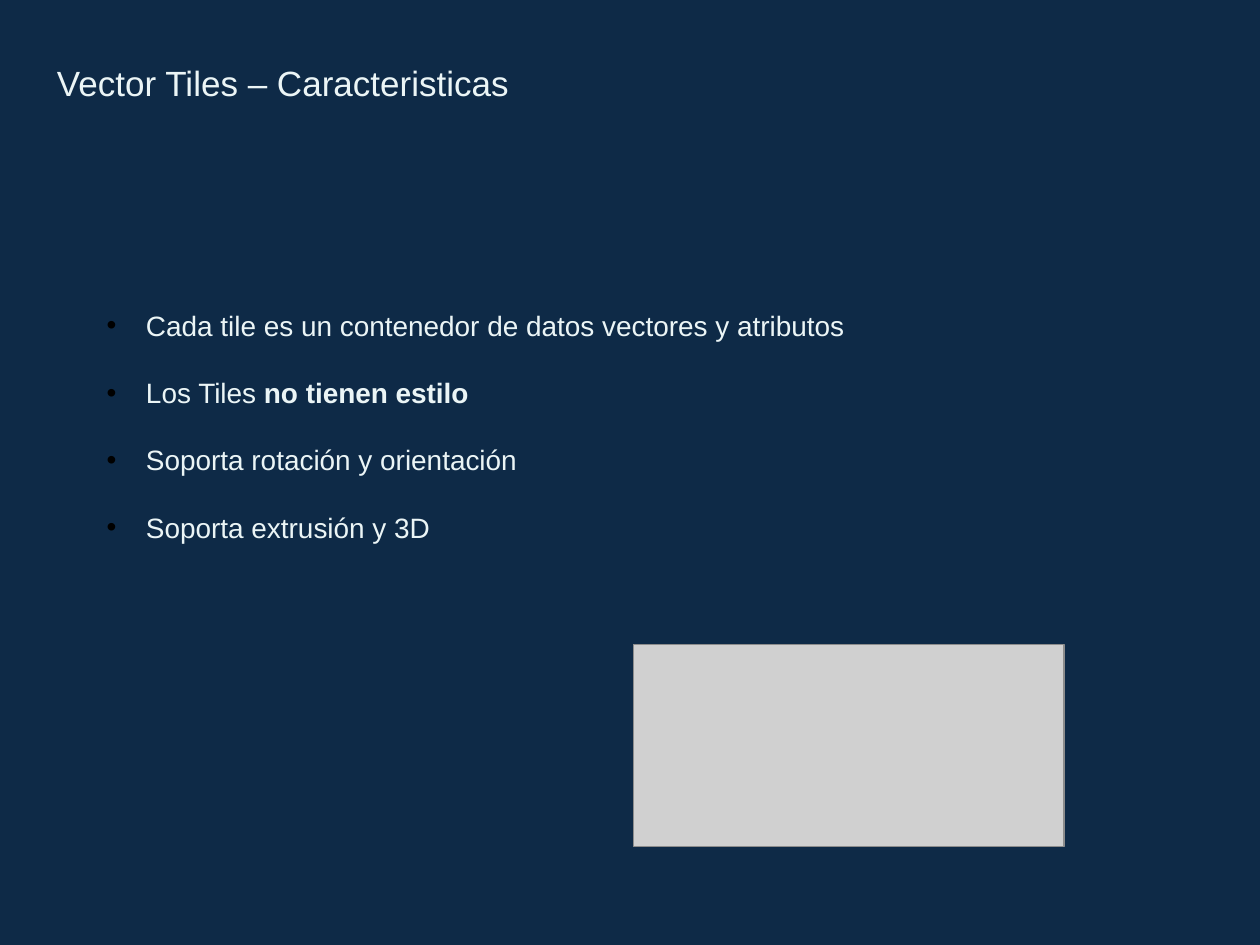
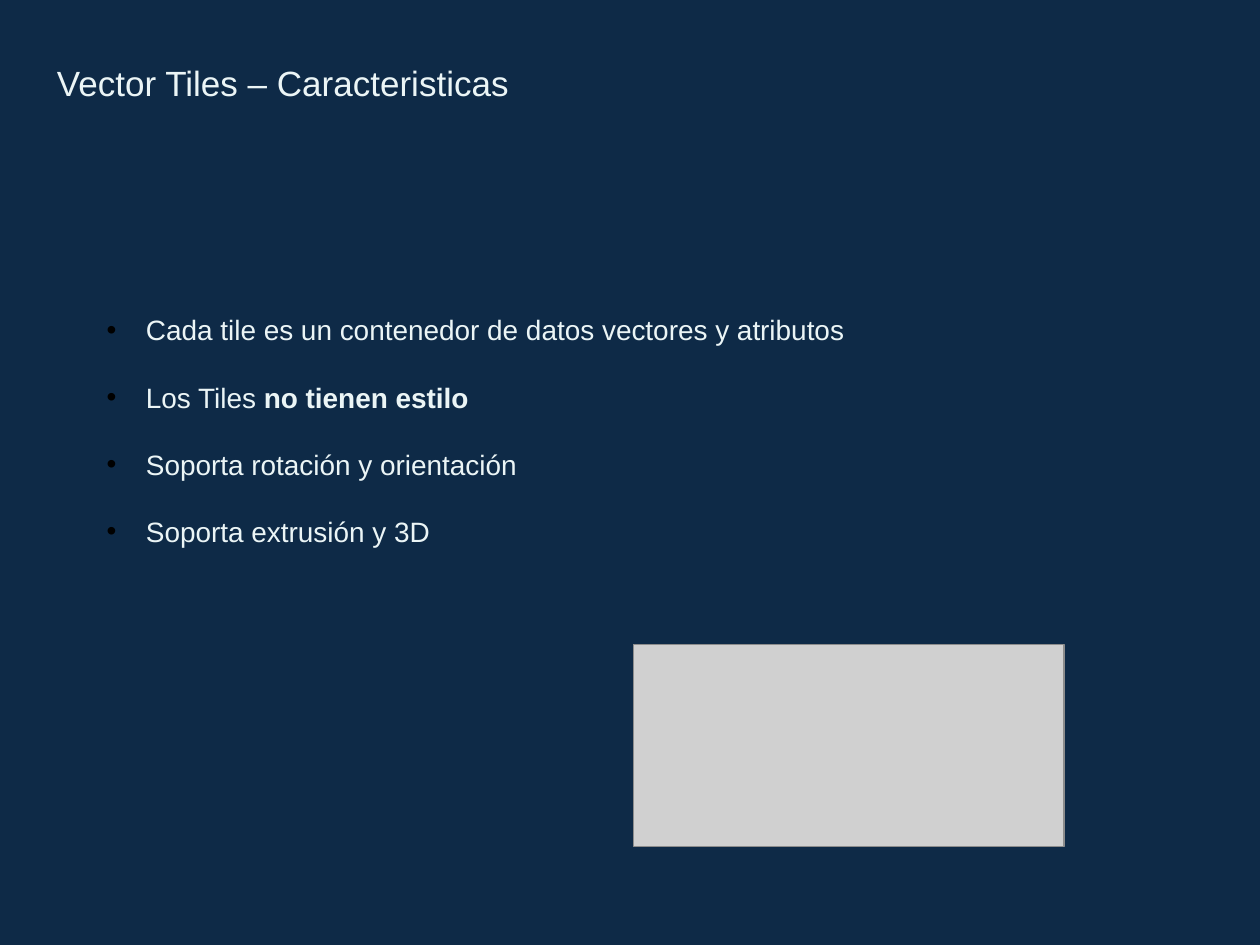
Before and after one commit to gis-master-m2/m2-geoweb, a slide deck: slide 5 of presentacion/vector-tiles.pptx. Drawn at 1260x945 pixels with LibreOffice and Linux fonts; fonts in the diff are those of the drawing; grey boxes stand for pictures. Boxes give left, top, right and bottom in pixels: in the first picture for what was removed or moved away, otherwise in the second. Text is boxed around its words. In the diff, an @@ line names an element or a change of style, - is before the commit and + after.

```diff
--- a/presentacion/vector-tiles.pptx
+++ b/presentacion/vector-tiles.pptx
@@ text "Cada tile es un contenedor ...": place and size @@
-text "Cada tile es un contenedor ..." at bbox=[146, 315, 844, 543]
+text "Cada tile es un contenedor ..." at bbox=[146, 319, 844, 547]
```
Also in this commit, not shown: 10 other slides changed, 14 other files.
